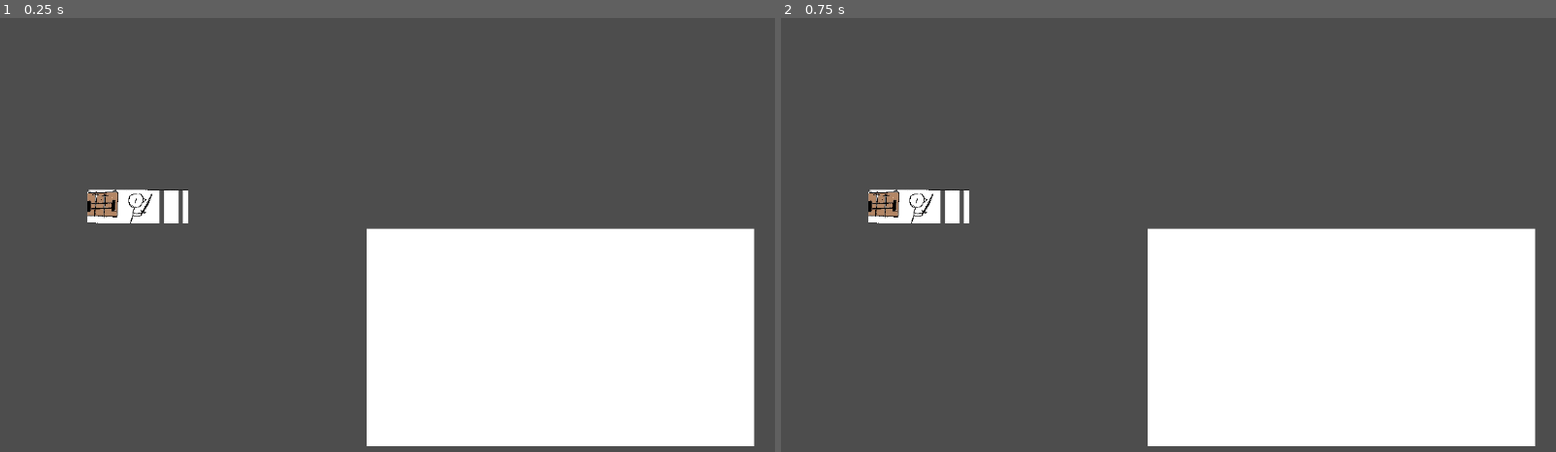
Above: before the commit, frames 1-2 (left to right).
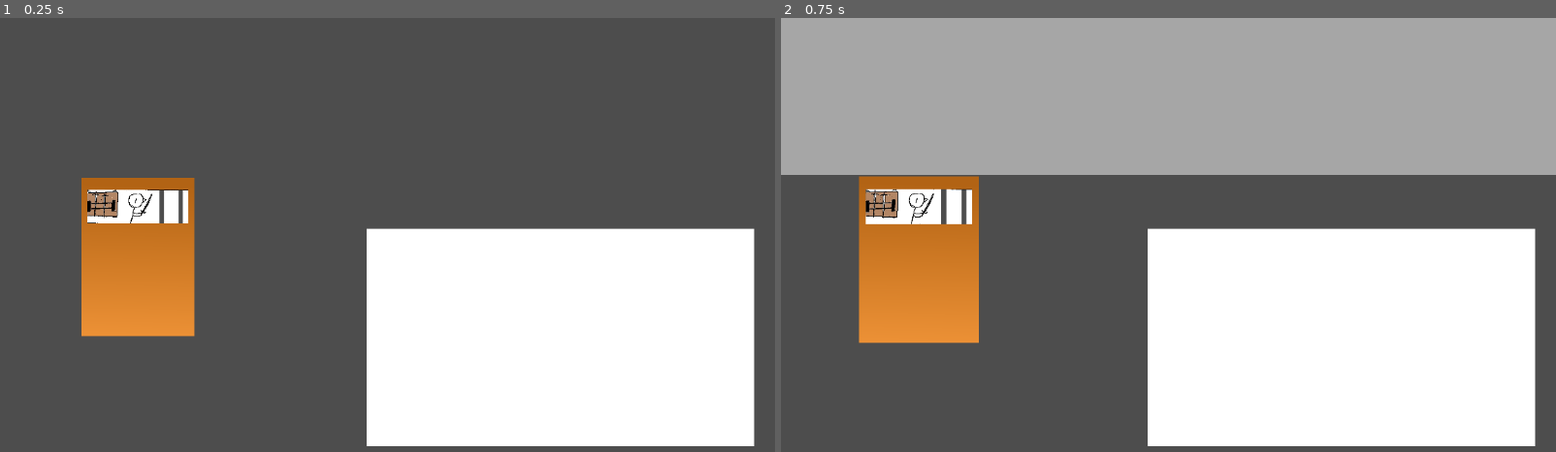
Above: after the commit, the same moments.

Repository: WywySenarios/Senarios
Game: Godot game, scene res://scenes/deck_maker/deck_maker.tscn
The game is run twice, just before and just after one commit, with the same random seed, the same clock (stepped at 60 frames per second) and the same inputs. This scene is started directly instead of the project's main scene.
Inputs (mouse positions are in pixels of both pictures, inside the frame that each line leads up to):
- Up to frame 1 (0.25 s): no input
- Up to frame 2 (0.75 s): tap Enter at 0.5 s; move the mouse to (920, 204) at 0.52 s; press the mouse at (920, 204) at 0.53 s; hold D (right) from 0.53 s (still down)

The runs differ from the first frame. In frame 1, 4.4% of the frame differs, in the area x 10-26%, y 36-74%; in frame 2, 41%, in the area x 0-100%, y 0-75%.

Commit message:
Add Frontside & Backside of card

Diff:
--- a/scenes/deck_maker/deck_maker.tscn
+++ b/scenes/deck_maker/deck_maker.tscn
@@ -21,22 +21,6 @@
 [node name="Node2D" type="Node2D" groups=["Screen Proportion Dependant"]]
 script = ExtResource("1_0qm7y")
 
-[node name="Deck Area" type="StaticBody2D" parent="." groups=["droppable"]]
-visible = false
-script = ExtResource("4_xps3f")
-
-[node name="ColorRect" type="ColorRect" parent="Deck Area"]
-offset_right = 1152.0
-offset_bottom = 234.0
-
-[node name="CollisionShape2D" type="CollisionShape2D" parent="Deck Area"]
-position = Vector2(576, 117)
-shape = SubResource("RectangleShape2D_urkfn")
-
-[node name="deck_maker_card" parent="." instance=ExtResource("1_bi0u3")]
-position = Vector2(205, 281)
-card = SubResource("Resource_djhsq")
-
 [node name="Control" type="Control" parent="."]
 layout_mode = 3
 anchors_preset = 0
@@ -56,3 +40,19 @@
 offset_bottom = 10.0
 grow_horizontal = 2
 grow_vertical = 2
+
+[node name="Deck Area" type="StaticBody2D" parent="." groups=["droppable"]]
+visible = false
+script = ExtResource("4_xps3f")
+
+[node name="ColorRect" type="ColorRect" parent="Deck Area"]
+offset_right = 1152.0
+offset_bottom = 234.0
+
+[node name="CollisionShape2D" type="CollisionShape2D" parent="Deck Area"]
+position = Vector2(576, 117)
+shape = SubResource("RectangleShape2D_urkfn")
+
+[node name="deck_maker_card" parent="." instance=ExtResource("1_bi0u3")]
+position = Vector2(205, 281)
+card = SubResource("Resource_djhsq")
--- a/scenes/deck_maker/deck_maker_card.tscn
+++ b/scenes/deck_maker/deck_maker_card.tscn
@@ -1,16 +1,29 @@
-[gd_scene load_steps=3 format=3 uid="uid://l6f4hac8biah"]
+[gd_scene load_steps=5 format=3 uid="uid://l6f4hac8biah"]
 
 [ext_resource type="Script" path="res://scripts/deck_maker/deck_maker_card.gd" id="1_cj40t"]
+[ext_resource type="Texture2D" uid="uid://2brxgg5sn04q" path="res://assets/cards/backside.png" id="2_g3hx2"]
+[ext_resource type="Texture2D" uid="uid://cw6h5b7y2bn4r" path="res://assets/cards/frontside.png" id="3_dbm88"]
 
 [sub_resource type="RectangleShape2D" id="RectangleShape2D_y2pvw"]
-size = Vector2(150, 50)
+size = Vector2(170, 238)
 
 [node name="deck_maker_card" type="Node2D"]
 script = ExtResource("1_cj40t")
 
 [node name="deck_maker_card" type="Area2D" parent="."]
 
+[node name="Backside" type="Sprite2D" parent="deck_maker_card"]
+position = Vector2(0, 75)
+scale = Vector2(0.225, 0.225)
+texture = ExtResource("2_g3hx2")
+
+[node name="Frontside" type="Sprite2D" parent="deck_maker_card"]
+position = Vector2(3.8147e-06, 75)
+scale = Vector2(0.225, 0.225)
+texture = ExtResource("3_dbm88")
+
 [node name="CollisionShape2D" type="CollisionShape2D" parent="deck_maker_card"]
+position = Vector2(0, 75)
 shape = SubResource("RectangleShape2D_y2pvw")
 
 [node name="card_head" type="TextureRect" parent="."]
--- a/scripts/deck_maker/deck_maker_card.gd
+++ b/scripts/deck_maker/deck_maker_card.gd
@@ -5,6 +5,7 @@
 var draggable = false
 var is_inside_droppable = false
 var body_ref
+var faceup = true
 
 var offset: Vector2
 var initialPos: Vector2
@@ -30,7 +31,14 @@
 			else:
 				get_tree().create_tween().tween_property(self, "global_position", initialPos, 0.2).set_ease(Tween.EASE_OUT)
 
-
+# changes the card from faceup to facedown, or vice versa
+func flipOver():
+	if (faceup):
+		faceup = false
+		$Frontside.visible = false
+	else:
+		faceup = true
+		$Frontside.visible = true
 
 func _on_deck_maker_card_mouse_entered():
 	if not Draggables.is_dragging:
Binary file added: assets/cards/backside.png
Not shown, added: assets/cards/backside.png.import
Binary file added: assets/cards/frontside.png
Not shown, added: assets/cards/frontside.png.import
Not shown, added: assets/cards/backside.png.kra
Not shown, added: assets/cards/frontside.png.kra
